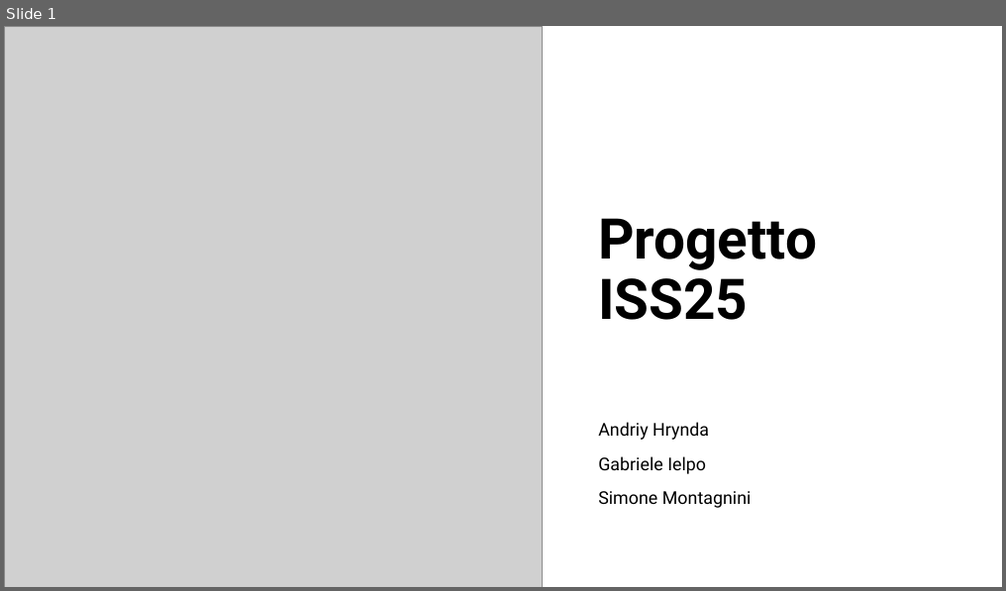
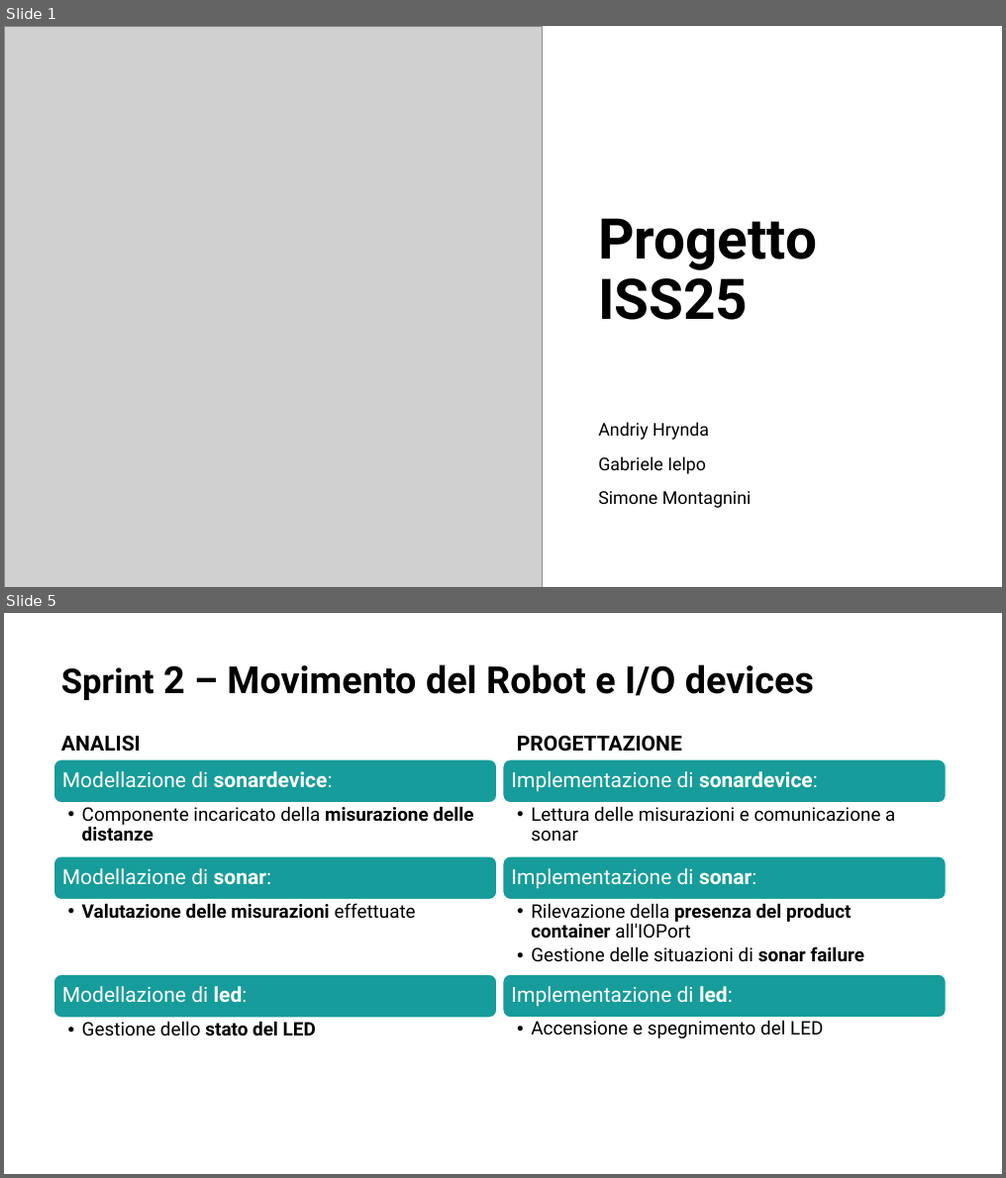
Before and after one commit to simonemontagnini02/ProgettoISS25, a slide deck: Presentazione/Progetto_ISS25.pptx. Shown one above the other, each under a label of ours: slide 1 before the commit, slides 1 and 5 after it; the slides between them are not shown. The pictures are 1006x591 and 1006x1178 pixels, drawn with LibreOffice and Linux fonts; fonts in the diff are those of the drawing; grey boxes stand for pictures. Boxes give left, top, right and bottom in pixels: in the first picture for what was removed or moved away, otherwise in the second. Text is boxed around its words. In the diff, an @@ line names an element or a change of style, - is before the commit and + after.

```diff
--- a/Presentazione/Progetto_ISS25.pptx
+++ b/Presentazione/Progetto_ISS25.pptx
@@ slide 5 added at (x1=4, y1=613, x2=1002, y2=1174), background #FFFFFF @@
@@ title added at (x1=61, y1=664, x2=814, y2=700), 36 pt, text #000000, bold @@
+Sprint 2 – Movimento del Robot e I/O devices
@@ text added at (x1=61, y1=736, x2=141, y2=752), 20 pt, text #000000, bold @@
+ANALISI
@@ text added at (x1=517, y1=736, x2=682, y2=752), 20 pt, text #000000, bold @@
+PROGETTAZIONE
@@ group added at (x1=54, y1=760, x2=497, y2=1037): 6 texts, 3 rounded rectangles @@
+Modellazione di sonardevice:
+  • Componente incaricato della misurazione delle distanze
+Modellazione di sonar:
+  • Valutazione delle misurazioni effettuate
+Modellazione di led:
+  • Gestione dello stato del LED
@@ group added at (x1=503, y1=760, x2=946, y2=1039): 6 texts, 3 rounded rectangles @@
+Implementazione di sonardevice:
+  • Lettura delle misurazioni e comunicazione a sonar
+Implementazione di sonar:
+  • Rilevazione della presenza del product container all'IOPort
+  • Gestione delle situazioni di sonar failure
+Implementazione di led:
+  • Accensione e spegnimento del LED
```
Also in this commit, not shown: 1 slide changed, 3 other slides added, 3 slides removed, 2 other files.
